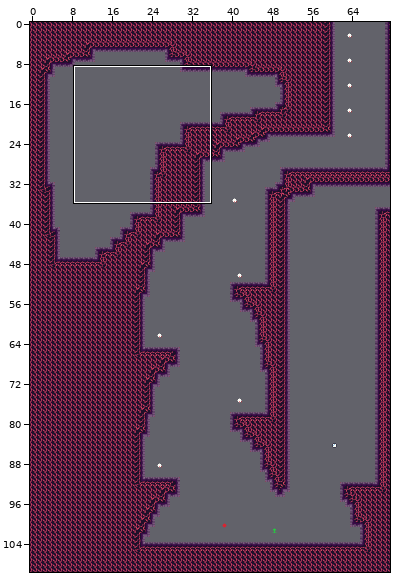
Level history. Tiled map: mapping_tools/tilemaps/fire1a.tmx. Above, an overview of the earlier version with the close-up marked.
Close-up. Before the commit:
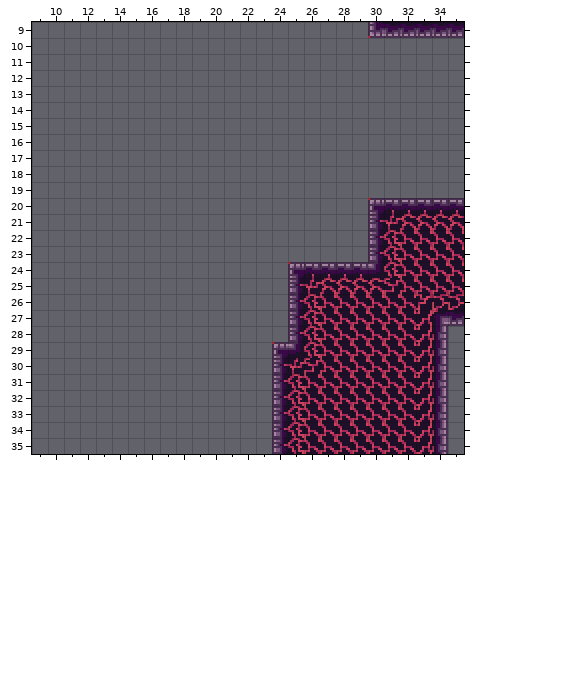
Cells are 8x8 px. Shown: x 9..35, y 9..35. The commit also changed other parts of the map, which this record leaves out.
The same view after the edit:
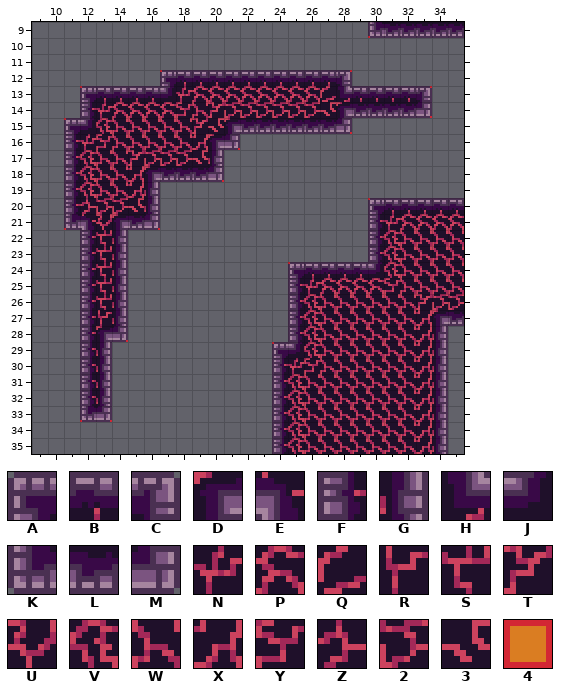
Key: from "fire": A 0, B 1, C 2, D 3, E 4, F 13, G 15, H 16, J 17, K 26, L 27, M 28, N 49, P 50, Q 51, R 58, S 59, T 60, U 61, V 62, W 63, X 64, Y 74, Z 75, 2 76, 3 77; from "tools": 4 1 "ground".
_ is an empty cell, . an unchanged one.
Difference:
--- layer "draft"
@@ x 11..33 @@
-12 ......_.........._.....
-13 ._...................._
-14 ......................_
-15 _................_.....
-16 .........._............
+12 ......4..........4.....
+13 .4....................4
+14 ......................4
+15 4................4.....
+16 ..........4............
@@ x 20..20 @@
-18 _
+18 4
@@ x 11..16 @@
-21 _...._
+21 4....4
@@ x 14..14 @@
-28 _
+28 4
@@ x 12..13 @@
-33 __
+33 44
--- layer "map"
@@ x 11..33 @@
-12 ......____________.....
-13 .______________________
-14 .______________________
-15 __________________.....
-16 ___________............
-17 __________.............
-18 __________.............
-19 ______.................
-20 ______.................
-21 ______.................
-22 .___...................
-23 .___...................
-24 .___...................
-25 .___...................
-26 .___...................
-27 .___...................
-28 .___...................
-29 .__....................
-30 .__....................
-31 .__....................
-32 .__....................
-33 .__....................
+12 ......ABBBBBBBBBBC.....
+13 .ABBBBJNPPPPPPPPQHBBBBC
+14 .FNPPPPYWT2222223DLLLLM
+15 AJVWWWWWT3DLLLLLLM.....
+16 FNYWWWWWXDM............
+17 FVWWT2223G.............
+18 FVWWXDLLLM.............
+19 FVWWXG.................
+20 FZ223G.................
+21 KEUDLM.................
+22 .FSG...................
+23 .FSG...................
+24 .FSG...................
+25 .FSG...................
+26 .FSG...................
+27 .FRG...................
+28 .FDM...................
+29 .FG....................
+30 .FG....................
+31 .FG....................
+32 .FG....................
+33 .KM....................
